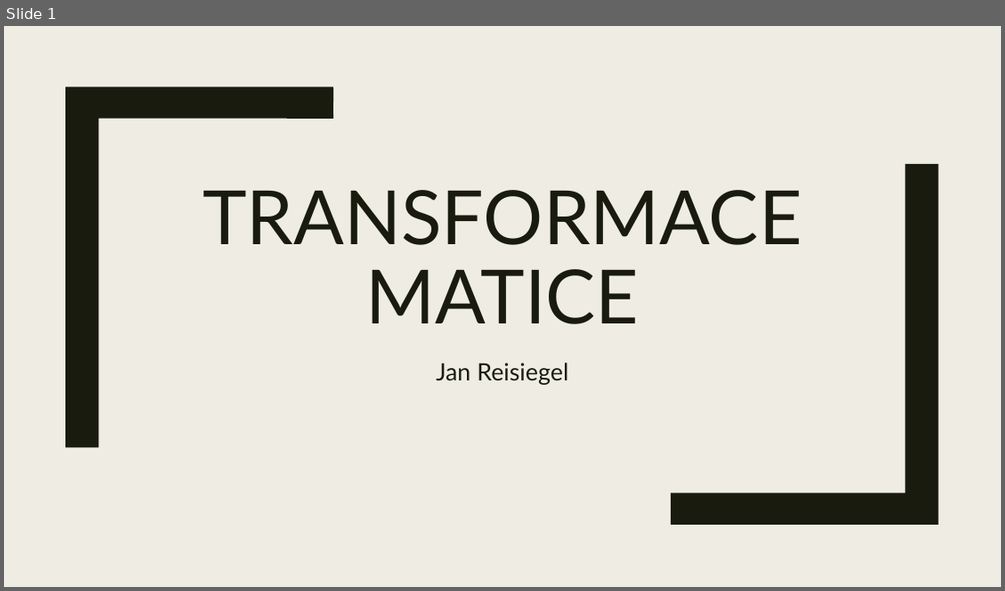
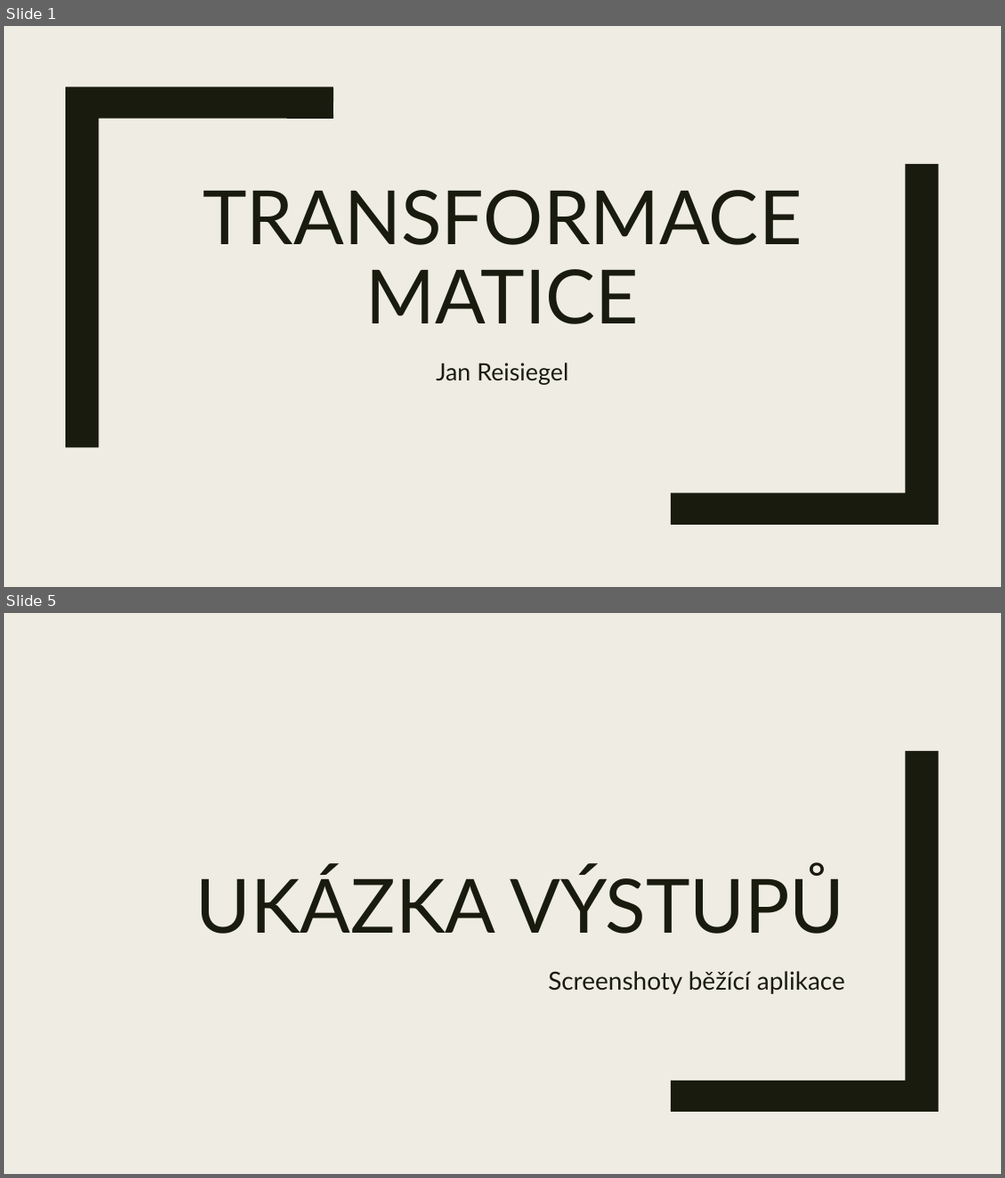
Before and after one commit to JanReisiegel/23ReisiegelJSemestralProject, a slide deck: 23ReisiegelJPresentation.pptx. Shown one above the other, each under a label of ours: slide 1 before the commit, slides 1 and 5 after it; the slides between them are not shown. The pictures are 1005x591 and 1005x1178 pixels, drawn with LibreOffice and Linux fonts; fonts in the diff are those of the drawing. Boxes give left, top, right and bottom in pixels: in the first picture for what was removed or moved away, otherwise in the second. Text is boxed around its words. In the diff, an @@ line names an element or a change of style, - is before the commit and + after.

```diff
--- a/23ReisiegelJPresentation.pptx
+++ b/23ReisiegelJPresentation.pptx
@@ slide 5 added at bbox=[4, 613, 1001, 1174], background #EFEDE3 @@
@@ freeform shape added at bbox=[671, 751, 938, 1111], fill #191B0E @@
@@ title added at bbox=[195, 868, 844, 933], 72 pt, text #191B0E @@
+UKÁZKA VÝSTUPŮ
@@ text added at bbox=[548, 971, 845, 994], 24 pt, text #191B0E @@
+Screenshoty běžící aplikace
```
Also in this commit, not shown: 5 other slides added, 1 other file.
